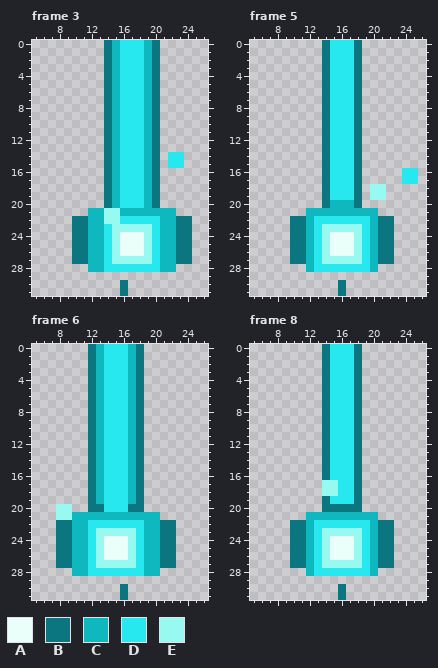
One commit to this pixel-art file: tileset_pmd/aseprite/05_lumiere_spring.aseprite. The picture above is the old version.
32x32 pixels, 8 frames. Shown: frame 3: x 5..26, y 0..31; frame 5: x 5..26, y 0..31; frame 6: x 5..26, y 0..31; frame 8: x 5..26, y 0..31. The commit also changed other frames, which this record leaves out.
Palette (. is transparent): A #ebfffa  B #0b7580  C #0fb7be  D #27e7ef  E #97f9f0
Pixels before, frame 3, first column x 10:
 0 ....BCDDDCB....
 1 ....BCDDDCB....
 2 ....BCDDDCB....
 3 ....BCDDDCB....
 4 ....BCDDDCB....
 5 ....BCDDDCB....
 6 ....BCDDDCB....
 7 ....BCDDDCB....
 8 ....BCDDDCB....
 9 ....BCDDDCB....
10 ....BCDDDCB....
11 ....BCDDDCB....
12 ....BCDDDCB....
13 ....BCDDDCB....
14 ....BCDDDCB.DD.
15 ....BCDDDCB.DD.
16 ....BCDDDCB....
17 ....BCDDDCB....
18 ....BCDDDCB....
19 ....BCDDDCB....
20 ....BCDDDCB....
21 ..CCEECCCCCCC..
22 BBCCEEDDDDDCCBB
23 BBCCDEEEEEDCCBB
24 BBCCDEAAAEDCCBB
25 BBCCDEAAAEDCCBB
26 BBCCDEAAAEDCCBB
27 BBCCDEEEEEDCCBB
28 ..CCDDDDDDDCC..
29 ...............
30 ......B........
31 ......B........
Pixels before, frame 5, first column x 10:
 0 ....BDDDB.......
 1 ....BDDDB.......
 2 ....BDDDB.......
 3 ....BDDDB.......
 4 ....BDDDB.......
 5 ....BDDDB.......
 6 ....BDDDB.......
 7 ....BDDDB.......
 8 ....BDDDB.......
 9 ....BDDDB.......
10 ....BDDDB.......
11 ....BDDDB.......
12 ....BDDDB.......
13 ....BDDDB.......
14 ....BDDDB.......
15 ....BDDDB.......
16 ....BDDDB.....DD
17 ....BDDDB.....DD
18 ....BDDDB.EE....
19 ....BDDDB.EE....
20 ....BCCCB.......
21 ..CCCCCCCCC.....
22 BBCDDDDDDDCBB...
23 BBCDEEEEEDCBB...
24 BBCDEAAAEDCBB...
25 BBCDEAAAEDCBB...
26 BBCDEAAAEDCBB...
27 BBCDEEEEEDCBB...
28 ..CDDDDDDDC.....
29 ................
30 ......B.........
31 ......B.........
Pixels before, frame 6, first column x 8:
 0 ....BCDDDCB....
 1 ....BCDDDCB....
 2 ....BCDDDCB....
 3 ....BCDDDCB....
 4 ....BCDDDCB....
 5 ....BCDDDCB....
 6 ....BCDDDCB....
 7 ....BCDDDCB....
 8 ....BCDDDCB....
 9 ....BCDDDCB....
10 ....BCDDDCB....
11 ....BCDDDCB....
12 ....BCDDDCB....
13 ....BCDDDCB....
14 ....BCDDDCB....
15 ....BCDDDCB....
16 ....BCDDDCB....
17 ....BCDDDCB....
18 ....BCDDDCB....
19 ....BCDDDCB....
20 EE..BBDDDBB....
21 EECCCCCCCCCCC..
22 BBCCDDDDDDDCCBB
23 BBCCDEEEEEDCCBB
24 BBCCDEAAAEDCCBB
25 BBCCDEAAAEDCCBB
26 BBCCDEAAAEDCCBB
27 BBCCDEEEEEDCCBB
28 ..CCDDDDDDDCC..
29 ...............
30 ........B......
31 ........B......
Pixels before, frame 8, first column x 10:
 0 ....BDDDB....
 1 ....BDDDB....
 2 ....BDDDB....
 3 ....BDDDB....
 4 ....BDDDB....
 5 ....BDDDB....
 6 ....BDDDB....
 7 ....BDDDB....
 8 ....BDDDB....
 9 ....BDDDB....
10 ....BDDDB....
11 ....BDDDB....
12 ....BDDDB....
13 ....BDDDB....
14 ....BDDDB....
15 ....BDDDB....
16 ....BDDDB....
17 ....EEDDB....
18 ....EEDDB....
19 ....BDDDB....
20 ....BBBBB....
21 ..CCCCCCCCC..
22 BBCDDDDDDDCBB
23 BBCDEEEEEDCBB
24 BBCDEAAAEDCBB
25 BBCDEAAAEDCBB
26 BBCDEAAAEDCBB
27 BBCDEEEEEDCBB
28 ..CDDDDDDDC..
29 .............
30 ......B......
31 ......B......
The same view after the edit:
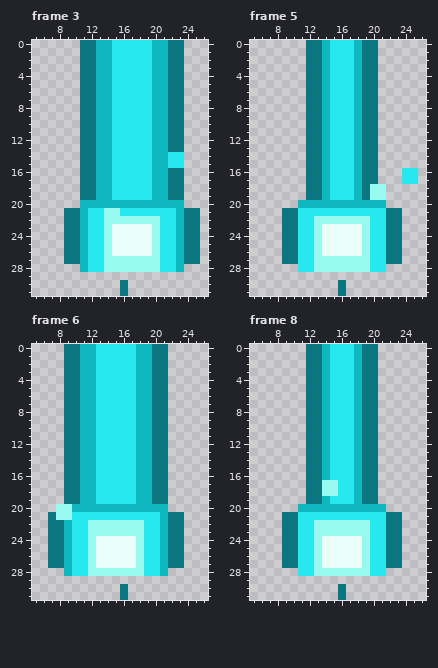
Diff:
Changed rows in their new state; - is an unchanged pixel.
Frame 3:
first column x 9:
 0 --BBCCD---DCCBB--
 1 --BBCCD---DCCBB--
 2 --BBCCD---DCCBB--
 3 --BBCCD---DCCBB--
 4 --BBCCD---DCCBB--
 5 --BBCCD---DCCBB--
 6 --BBCCD---DCCBB--
 7 --BBCCD---DCCBB--
 8 --BBCCD---DCCBB--
 9 --BBCCD---DCCBB--
10 --BBCCD---DCCBB--
11 --BBCCD---DCCBB--
12 --BBCCD---DCCBB--
13 --BBCCD---DCCBB--
14 --BBCCD---DCC----
15 --BBCCD---DCC----
16 --BBCCD---DCCBB--
17 --BBCCD---DCCBB--
18 --BBCCD---DCCBB--
19 --BBCCD---DCCBB--
20 --CCCC-CCC-CCCC--
21 BBCDD--DDDDDDDCBB
22 B-CDD--EEEEEDDC-B
23 B-CDDEAAAAAEDDC-B
24 B-CDDEA---AEDDC-B
25 B-CDDEA---AEDDC-B
26 B-CDDEA---AEDDC-B
27 B-CDDE-----EDDC-B
28 --CDDEEEEEEEDDC--
Frame 5:
first column x 9:
 0 ---BBC---CBB---
 1 ---BBC---CBB---
 2 ---BBC---CBB---
 3 ---BBC---CBB---
 4 ---BBC---CBB---
 5 ---BBC---CBB---
 6 ---BBC---CBB---
 7 ---BBC---CBB---
 8 ---BBC---CBB---
 9 ---BBC---CBB---
10 ---BBC---CBB---
11 ---BBC---CBB---
12 ---BBC---CBB---
13 ---BBC---CBB---
14 ---BBC---CBB---
15 ---BBC---CBB---
16 ---BBC---CBB---
17 ---BBC---CBB---
18 ---BBC---CB----
19 ---BBC---CB----
20 --CCCC---CCCC--
21 BBDDDDDDDDDDDBB
22 B-DDEEEEEEEDD-B
23 B-DDEAAAAAEDD-B
24 B-DDEA---AEDD-B
25 B-DDEA---AEDD-B
26 B-DDEA---AEDD-B
27 B-DDE-----EDD-B
28 --DDEEEEEEEDD--
Frame 6:
first column x 7:
 0 --BBCCD---DCCBB--
 1 --BBCCD---DCCBB--
 2 --BBCCD---DCCBB--
 3 --BBCCD---DCCBB--
 4 --BBCCD---DCCBB--
 5 --BBCCD---DCCBB--
 6 --BBCCD---DCCBB--
 7 --BBCCD---DCCBB--
 8 --BBCCD---DCCBB--
 9 --BBCCD---DCCBB--
10 --BBCCD---DCCBB--
11 --BBCCD---DCCBB--
12 --BBCCD---DCCBB--
13 --BBCCD---DCCBB--
14 --BBCCD---DCCBB--
15 --BBCCD---DCCBB--
16 --BBCCD---DCCBB--
17 --BBCCD---DCCBB--
18 --BBCCD---DCCBB--
19 --BBCCD---DCCBB--
20 ---CCCCCCCCCCCC--
21 B--DDDDDDDDDDDCBB
22 B-CDDEEEEEEEDDC-B
23 B-CDDE-----EDDC-B
24 B-CDDEA---AEDDC-B
25 B-CDDEA---AEDDC-B
26 B-CDDEA---AEDDC-B
27 B-CDDEAAAAAEDDC-B
28 --CDDEEEEEEEDDC--
Frame 8:
first column x 9:
 0 ---BBC---CBB---
 1 ---BBC---CBB---
 2 ---BBC---CBB---
 3 ---BBC---CBB---
 4 ---BBC---CBB---
 5 ---BBC---CBB---
 6 ---BBC---CBB---
 7 ---BBC---CBB---
 8 ---BBC---CBB---
 9 ---BBC---CBB---
10 ---BBC---CBB---
11 ---BBC---CBB---
12 ---BBC---CBB---
13 ---BBC---CBB---
14 ---BBC---CBB---
15 ---BBC---CBB---
16 ---BBC---CBB---
17 ---BB----CBB---
18 ---BB----CBB---
19 ---BBC---CBB---
20 --CCCCCCCCCCC--
21 BBDDDDDDDDDDDBB
22 B-DDEEEEEEEDD-B
23 B-DDE-----EDD-B
24 B-DDEA---AEDD-B
25 B-DDEA---AEDD-B
26 B-DDEA---AEDD-B
27 B-DDEAAAAAEDD-B
28 --DDEEEEEEEDD--
Pixel boxes of the changes (left, top, right, bottom) in both pictures:
changed: (64, 40, 200, 272)
changed: (282, 40, 402, 272)
changed: (48, 344, 184, 576)
changed: (282, 344, 402, 576)
